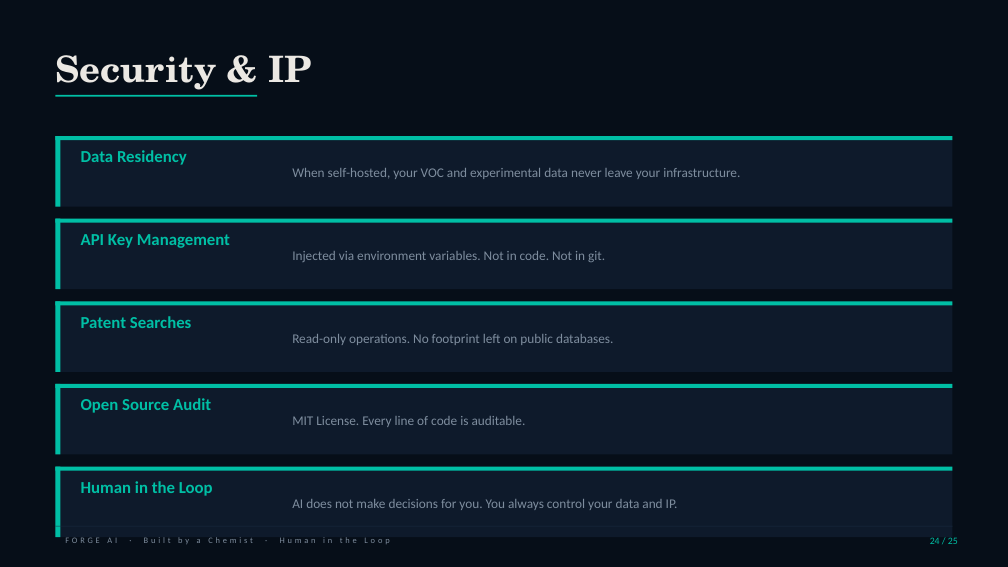
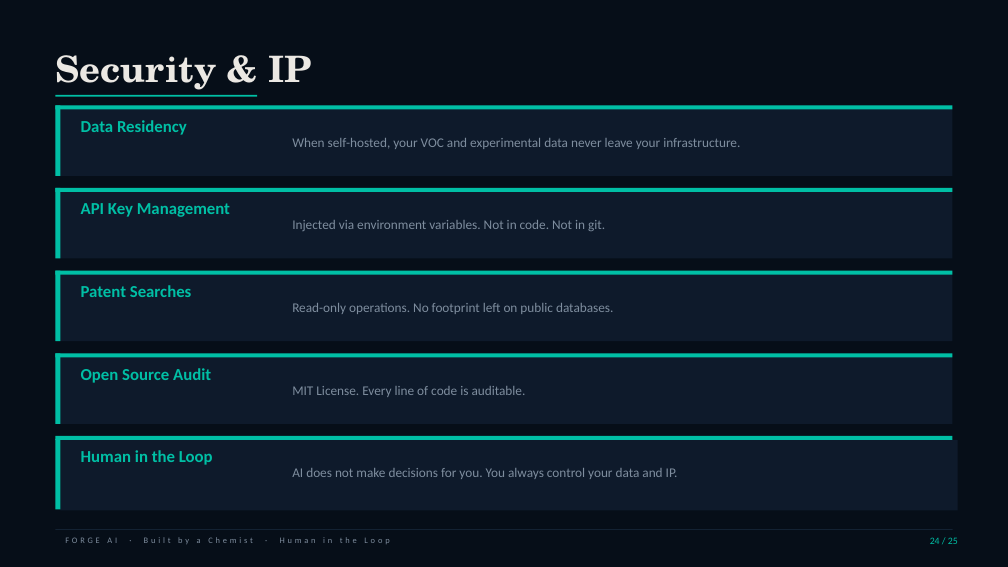
Before and after one commit to newbison/AI_CHEMIST, a slide deck: slide 24 of ppt/FORGE_AI_25_EN.pptx. Drawn at 1008x567 pixels with LibreOffice and Linux fonts; fonts in the diff are those of the drawing. Boxes give left, top, right and bottom in pixels: in the first picture for what was removed or moved away, otherwise in the second. Text is boxed around its words. In the diff, an @@ line names an element or a change of style, - is before the commit and + after.

```diff
--- a/ppt/FORGE_AI_25_EN.pptx
+++ b/ppt/FORGE_AI_25_EN.pptx
@@ 14 rectangles, 10 texts: place and size @@
-14 rectangles, 10 texts at <box>55,136,953,537</box>
+14 rectangles, 10 texts at <box>55,106,953,509</box>
@@ rectangle: place and size @@
-rectangle at <box>55,467,953,537</box>
+rectangle at <box>60,440,958,511</box>
@@ line moved from (55, 526) - (953, 526) to (55, 529) - (953, 529) @@
```
Also in this commit, not shown: 8 other slides changed, 4 other files.
